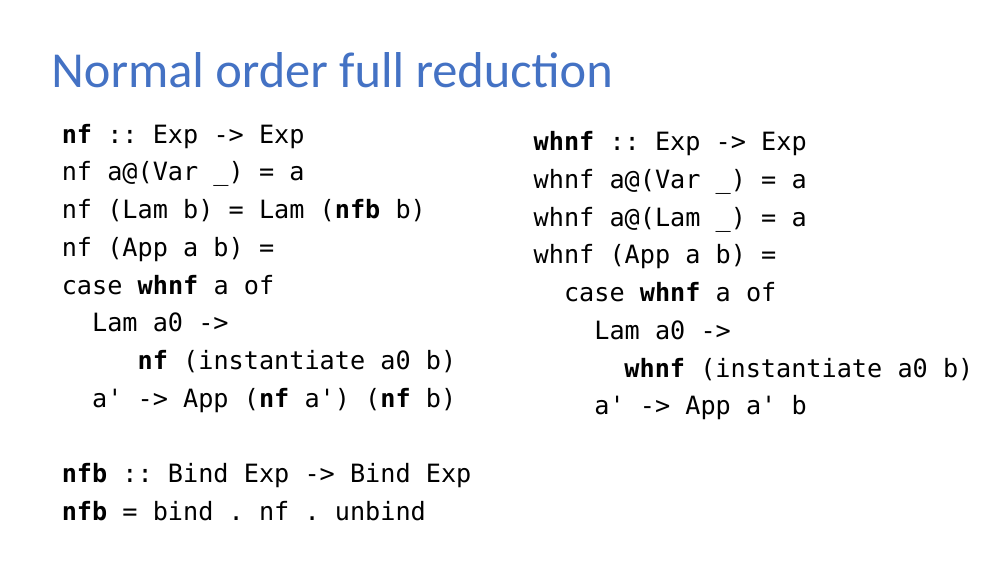
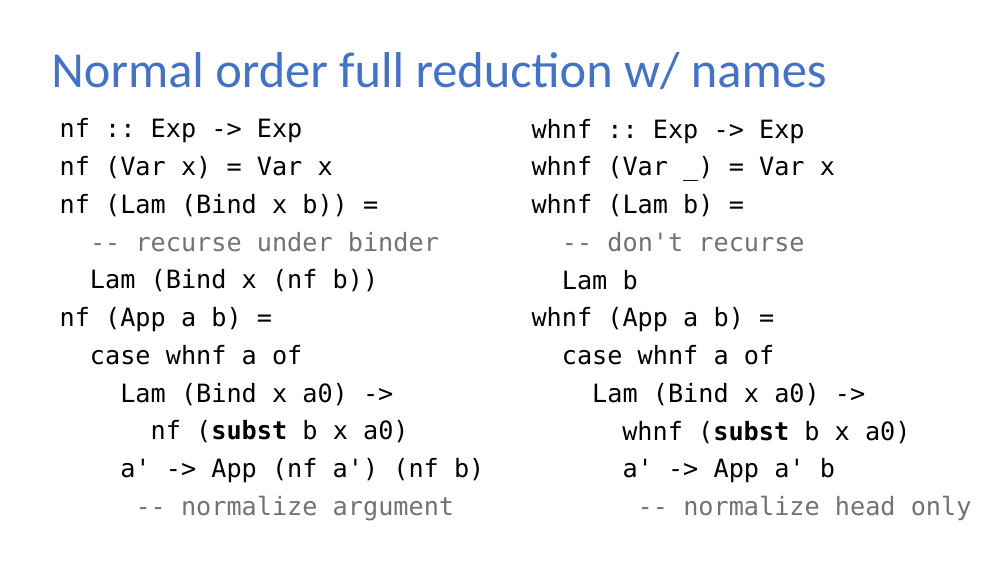
Before and after one commit to sweirich/lambda-n-ways, a slide deck: slide 14 of ifl-2021.pptx (slide 27 before the commit). Drawn at 1008x567 pixels with LibreOffice and Linux fonts; fonts in the diff are those of the drawing. Boxes give left, top, right and bottom in pixels: in the first picture for what was removed or moved away, otherwise in the second. Text is boxed around its words. In the diff, an @@ line names an element or a change of style, - is before the commit and + after.

```diff
--- a/ifl-2021.pptx
+++ b/ifl-2021.pptx
@@ title at [51,52,827,89]: text changed @@
-Normal order full reduction
+Normal order full reduction w/ names
@@ text at [60,118,484,483]: bold off in "nf", "whnf", "(nf (nf" @@
@@ text at [532,119,911,483]: paragraph added @@
+-- normalize head only
@@ text "whnf :: Exp -> Exp": place and size @@
-text "whnf :: Exp -> Exp" at [534,131,973,420]
+text "whnf :: Exp -> Exp" at [532,119,911,483]
@@ text at [532,119,805,365]: bold off in "whnf", "whnf" @@
@@ text at [60,156,439,292]: text changed @@
-nf a@(Var _) = a
-nf (Lam b) = Lam (nfb b)
+nf (Var x) = Var x
+nf (Lam (Bind x b)) =
+-- recurse under binder
+Lam (Bind x (nf b))
@@ text at [532,156,835,290]: text changed @@
-whnf a@(Var _) = a
-whnf a@(Lam _) = a
+whnf (Var _) = Var x
+whnf (Lam b) =
+-- don't recurse
+Lam b
@@ text at [120,383,409,443]: text changed @@
-Lam a0 ->
-nf (instantiate a0 b)
+Lam (Bind x a0) ->
+nf (subst b x a0)
@@ text at [592,383,911,444]: text changed @@
-Lam a0 ->
-whnf (instantiate a0 b)
+Lam (Bind x a0) ->
+whnf (subst b x a0)
@@ text at [62,463,472,488]: text changed; text colour #000000 to #767171 @@
-nfb :: Bind Exp -> Bind Exp
-nfb = bind . nf . unbind
+-- normalize argument
```
Also in this commit, not shown: 8 other slides changed, 25 slides added, 1 slide removed, 16 other files.
